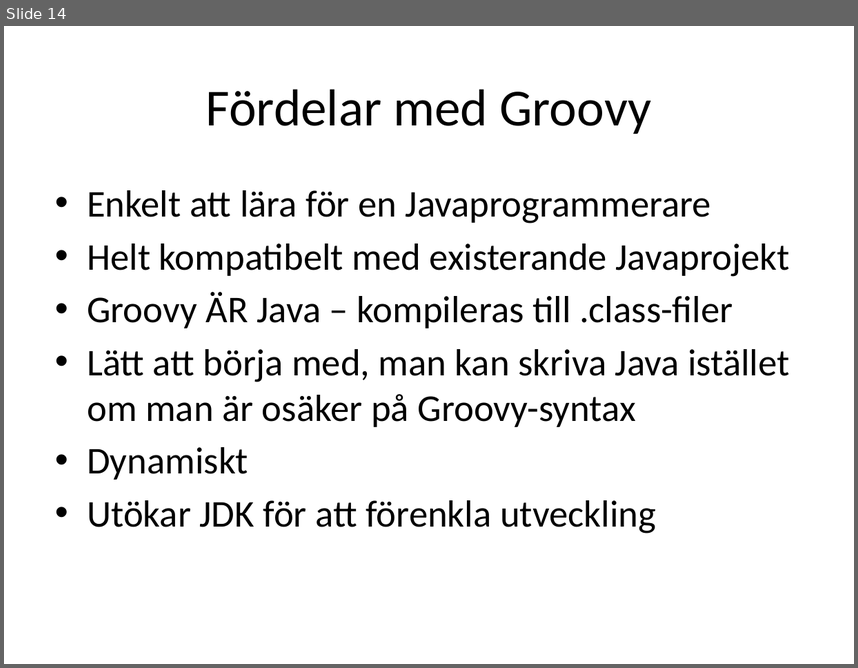
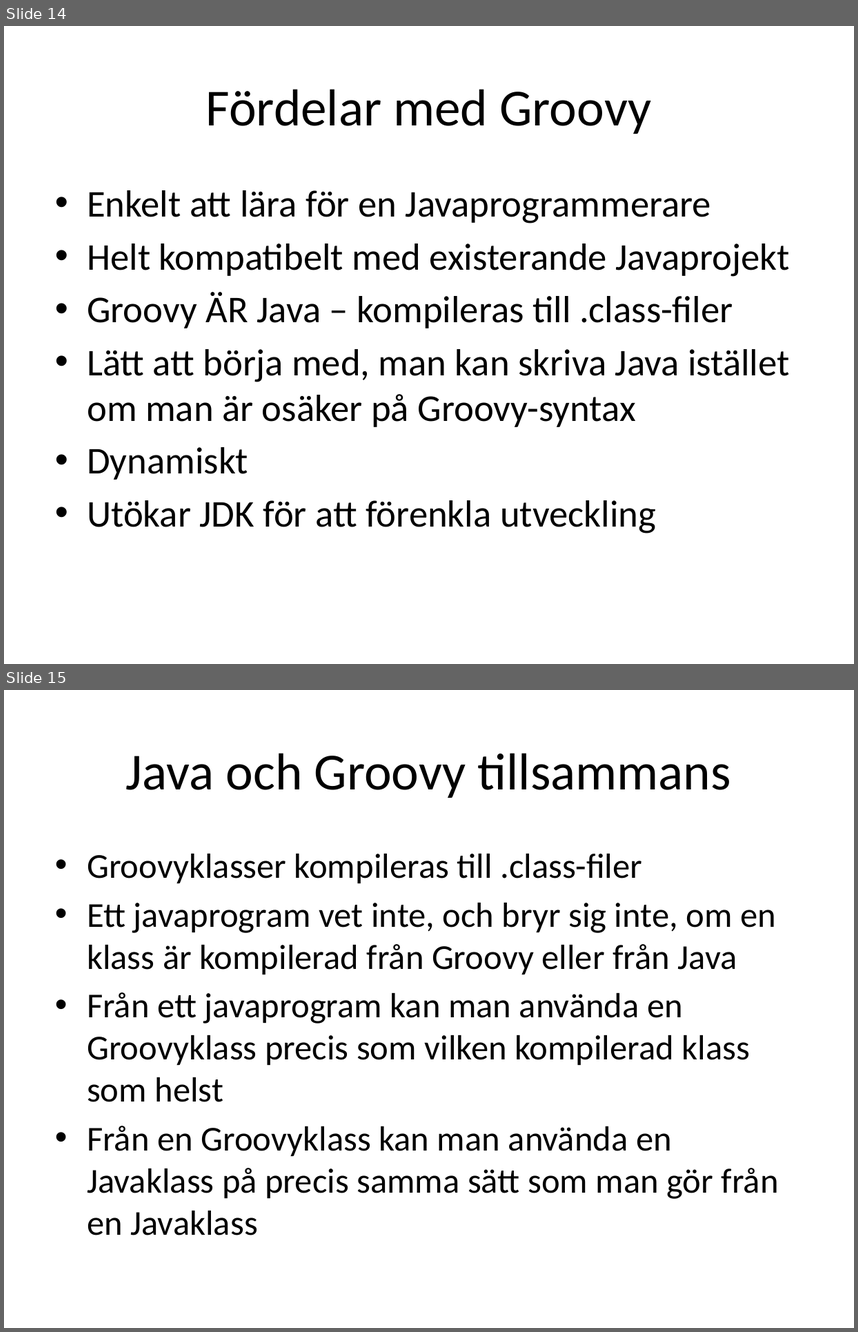
Before and after one commit to me97esn/groovyseminarium, a slide deck: groovyseminarie/dokument/groovyseminarium_source.pptx. Shown one above the other, each under a label of ours: slide 14 before the commit, slides 14 and 15 after it. The pictures are 858x668 and 858x1332 pixels, drawn with LibreOffice and Linux fonts; fonts in the diff are those of the drawing. Boxes give left, top, right and bottom in pixels: in the first picture for what was removed or moved away, otherwise in the second. Text is boxed around its words. In the diff, an @@ line names an element or a change of style, - is before the commit and + after.

Commit message:
lagt till CallDaysAgoFromJava

```diff
--- a/groovyseminarie/dokument/groovyseminarium_source.pptx
+++ b/groovyseminarie/dokument/groovyseminarium_source.pptx
@@ slide 15 added at (x1=4, y1=690, x2=854, y2=1328), background #FFFFFF @@
@@ title added at (x1=126, y1=753, x2=731, y2=798), 44 pt, text #000000 @@
+Java och Groovy tillsammans
@@ text added at (x1=87, y1=854, x2=779, y2=1235), 29.6 pt, text #000000 @@
+• Groovyklasser kompileras till .class-filer
+• Ett javaprogram vet inte, och bryr sig inte, om en klass är kompilerad från Groovy eller från Java
+• Från ett javaprogram kan man använda en Groovyklass precis som vilken kompilerad klass som helst
+• Från en Groovyklass kan man använda en Javaklass på precis samma sätt som man gör från en Javaklass
```
Also in this commit, not shown: 4 slides changed, 1 other slide added, 1 slide removed, 1 other file.
